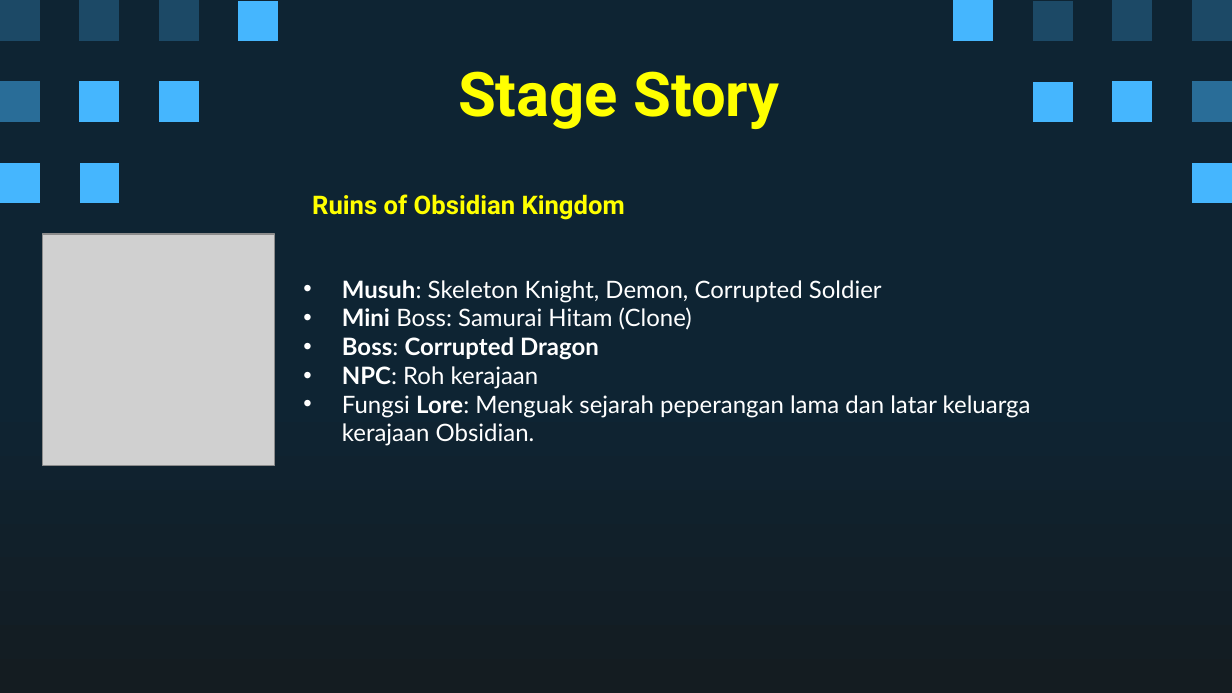
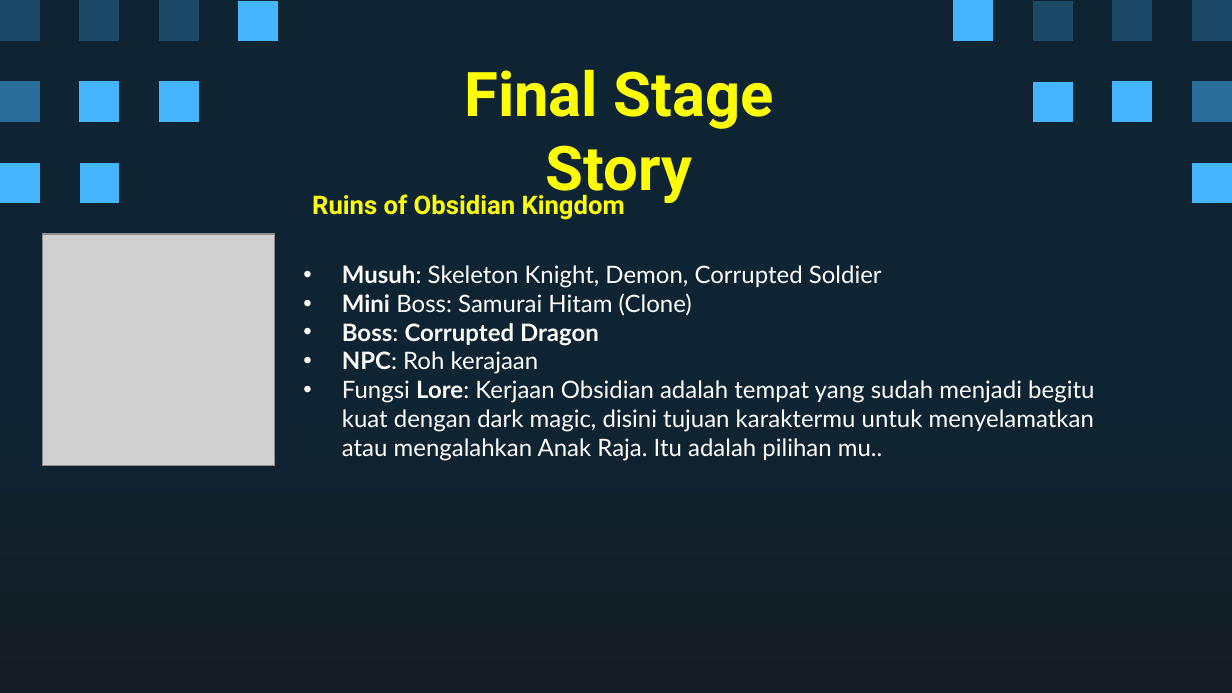
Before and after one commit to Ricardhad/gameProgProject, a slide deck: slide 18 of Super Pixel Vintage Gaming by Slidesgo.pptx. Drawn at 1232x693 pixels with LibreOffice and Linux fonts; fonts in the diff are those of the drawing; grey boxes stand for pictures. Boxes give left, top, right and bottom in pixels: in the first picture for what was removed or moved away, otherwise in the second. Text is boxed around its words. In the diff, an @@ line names an element or a change of style, - is before the commit and + after.

Commit message:
ppt deskripsi stage

```diff
--- a/Super Pixel Vintage Gaming by Slidesgo.pptx
+++ b/Super Pixel Vintage Gaming by Slidesgo.pptx
@@ title at <box>464,69,774,205</box>: text changed @@
-Stage Story
+Final Stage Story
@@ subtitle at <box>342,380,1094,461</box>: text changed @@
-• Fungsi Lore: Menguak sejarah peperangan lama dan latar keluarga kerajaan Obsidian.
+• Fungsi Lore: Kerjaan Obsidian adalah tempat yang sudah menjadi begitu kuat dengan dark magic, disini tujuan karaktermu untuk menyelamatkan atau mengalahkan Anak Raja. Itu adalah pilihan mu..
```
Also in this commit, not shown: 6 other slides changed.
